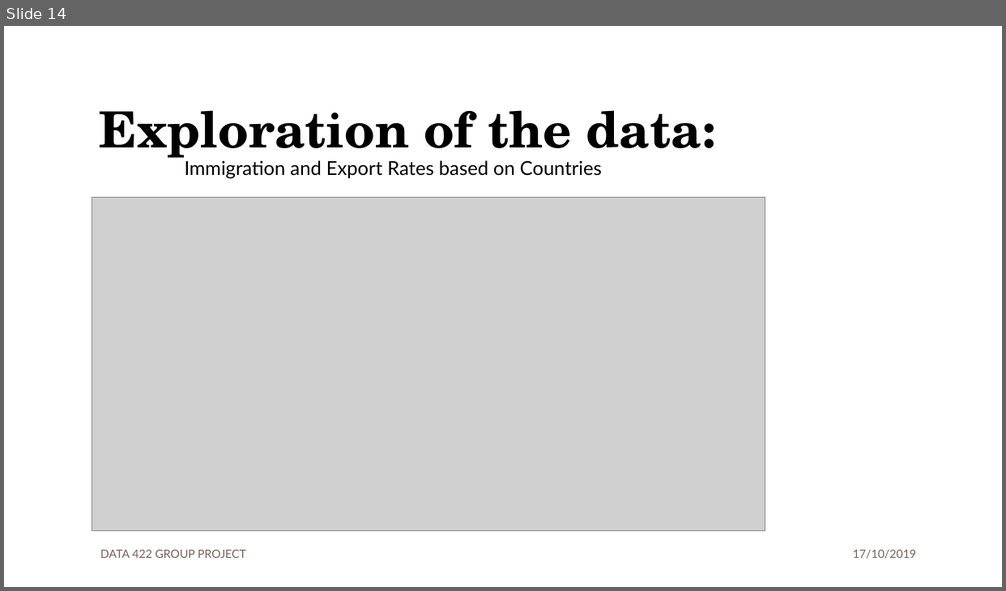
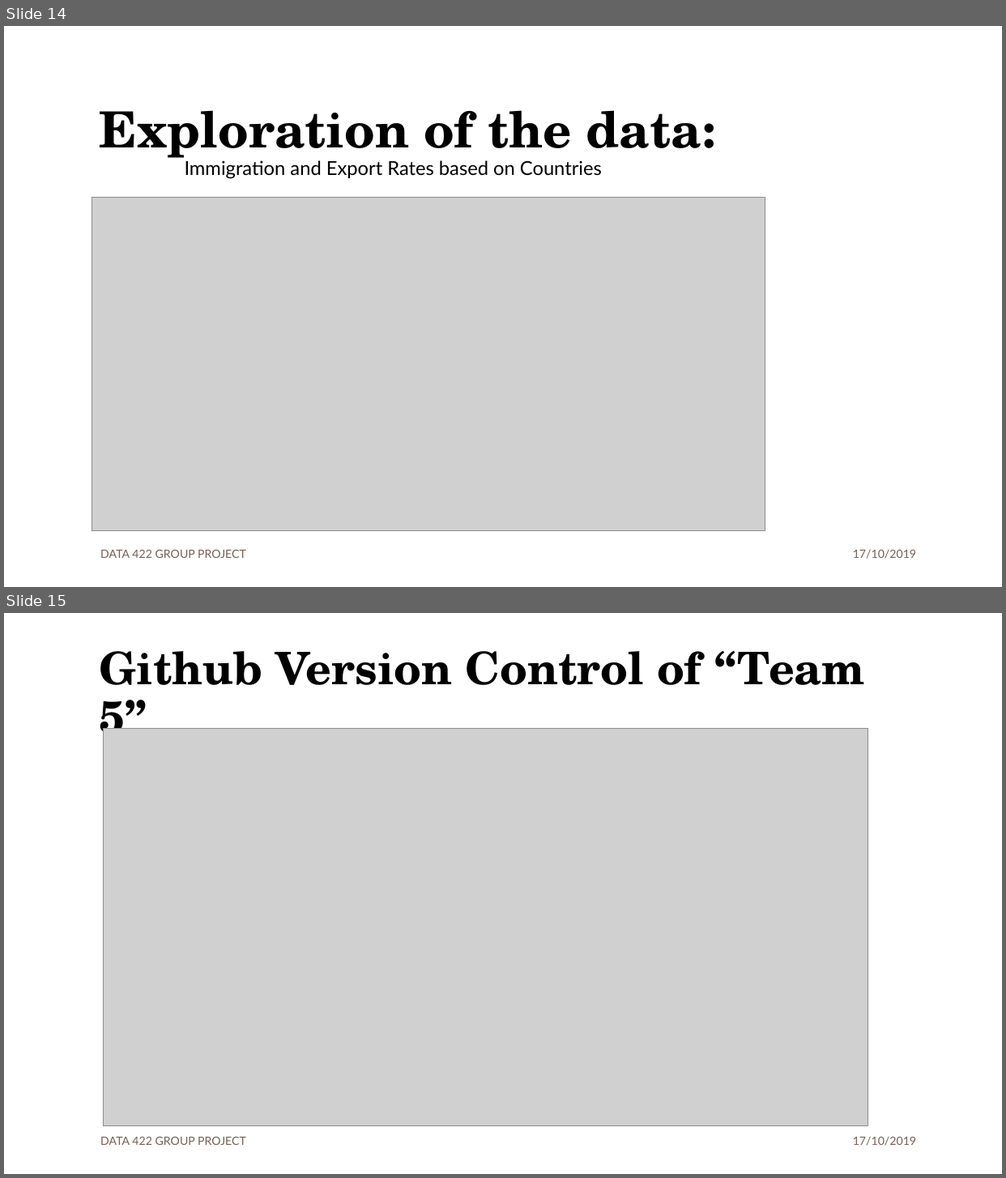
Before and after one commit to dipinpjoseph/Analysis-NZ-Consumer-Goods, a slide deck: Data_422_Presentation.pptx. Shown one above the other, each under a label of ours: slide 14 before the commit, slides 14 and 15 after it. The pictures are 1006x591 and 1006x1178 pixels, drawn with LibreOffice and Linux fonts; fonts in the diff are those of the drawing; grey boxes stand for pictures; background and template pictures are left out. Boxes give left, top, right and bottom in pixels: in the first picture for what was removed or moved away, otherwise in the second. Text is boxed around its words. In the diff, an @@ line names an element or a change of style, - is before the commit and + after.

Commit message:
Updated group presentation
Updated group presentation with GITHUB

```diff
--- a/Data_422_Presentation.pptx
+++ b/Data_422_Presentation.pptx
@@ slide 15 added at box(4, 613, 1002, 1174), background #FFFFFF; not listed: 1 template element that a slide beside it also shows @@
@@ title added at box(99, 650, 865, 748), 43.2 pt, text #000000, bold @@
+Github Version Control of “Team 5”
@@ picture added at box(104, 728, 868, 1127) @@
@@ text added at box(100, 1137, 246, 1145), 11 pt, text #775F55 @@
+DATA 422 GROUP PROJECT
@@ text added at box(853, 1136, 916, 1146), 11 pt, text #775F55 @@
+17/10/2019
@@ page number added at box(930, 1127, 982, 1157), 14 pt, text #FFFFFF, bold @@
+15
```
